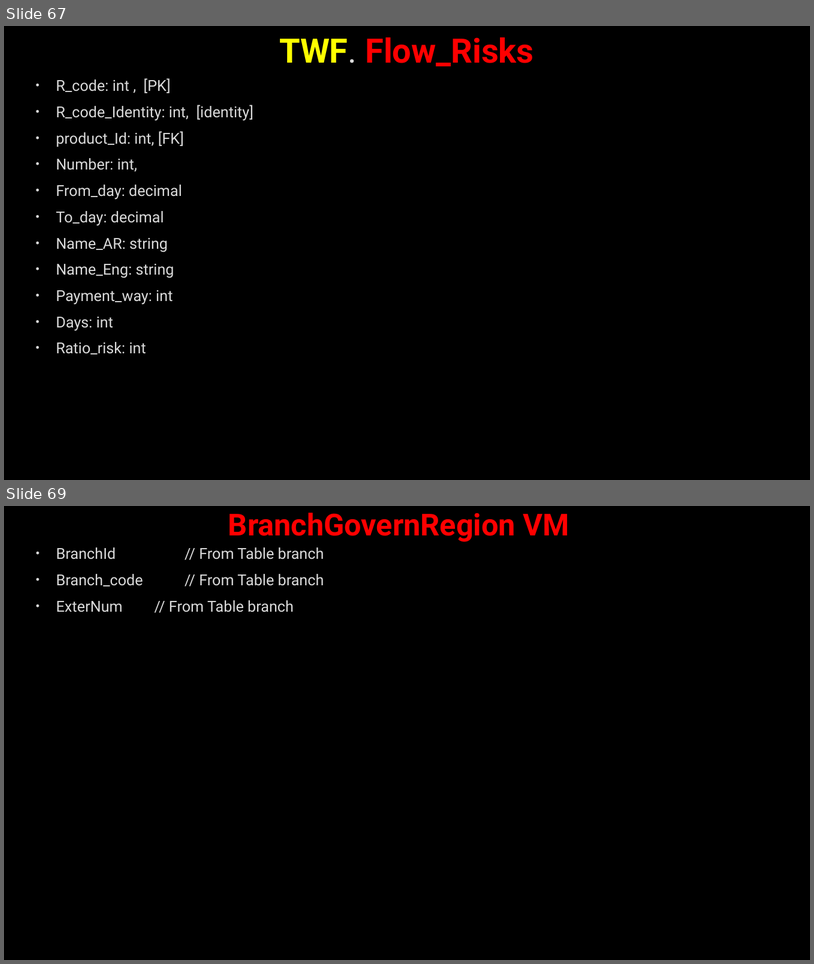
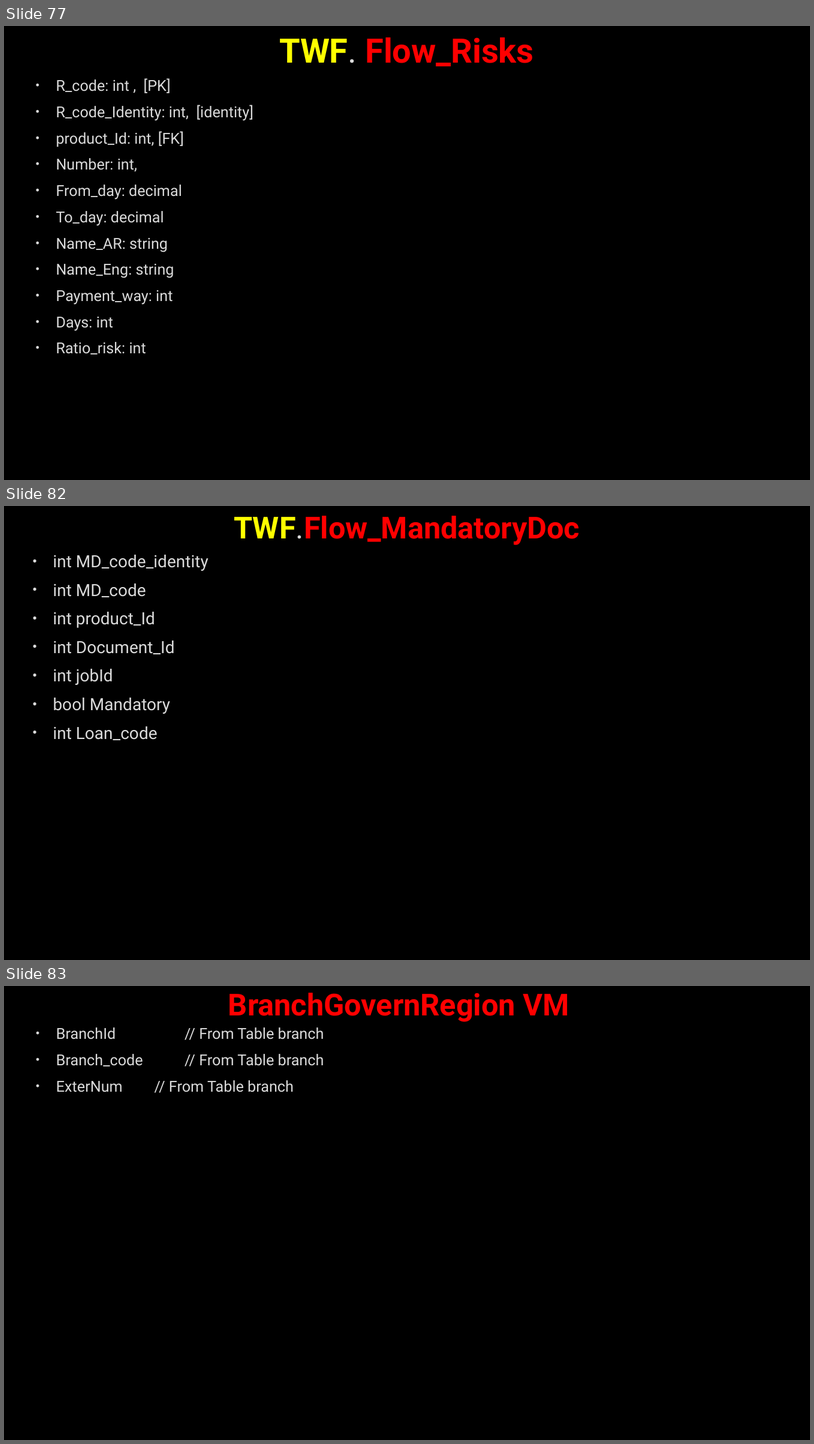
Before and after one commit to AhmedMohamedSamir1/Summary, a slide deck: Dot Net/Business.pptx. Shown one above the other, each under a label of ours: slides 67 and 69 before the commit, slides 77, 82 and 83 after it; the slides between them are not shown. The pictures are 814x964 and 814x1444 pixels, drawn with LibreOffice and Linux fonts; fonts in the diff are those of the drawing; background and template pictures are left out. Boxes give left, top, right and bottom in pixels: in the first picture for what was removed or moved away, otherwise in the second. Text is boxed around its words. In the diff, an @@ line names an element or a change of style, - is before the commit and + after.

```diff
--- a/Dot Net/Business.pptx
+++ b/Dot Net/Business.pptx
@@ slide 82 added at (x1=4, y1=506, x2=810, y2=960), background picture (left out) @@
@@ title added at (x1=234, y1=516, x2=580, y2=545), 36 pt, text #FF0000, bold @@
+TWF.Flow_MandatoryDoc
@@ text added at (x1=53, y1=555, x2=209, y2=740), 20 pt, text #DADADA @@
+• int MD_code_identity
+• int MD_code
+• int product_Id
+• int Document_Id
+• int jobId
+• bool Mandatory
+• int Loan_code
@@ what was slide 67 is now slide 77 @@
@@ what was slide 69 is now slide 83 @@
```
Also in this commit, not shown: 6 slides changed, 16 other slides added, 4 other files.
